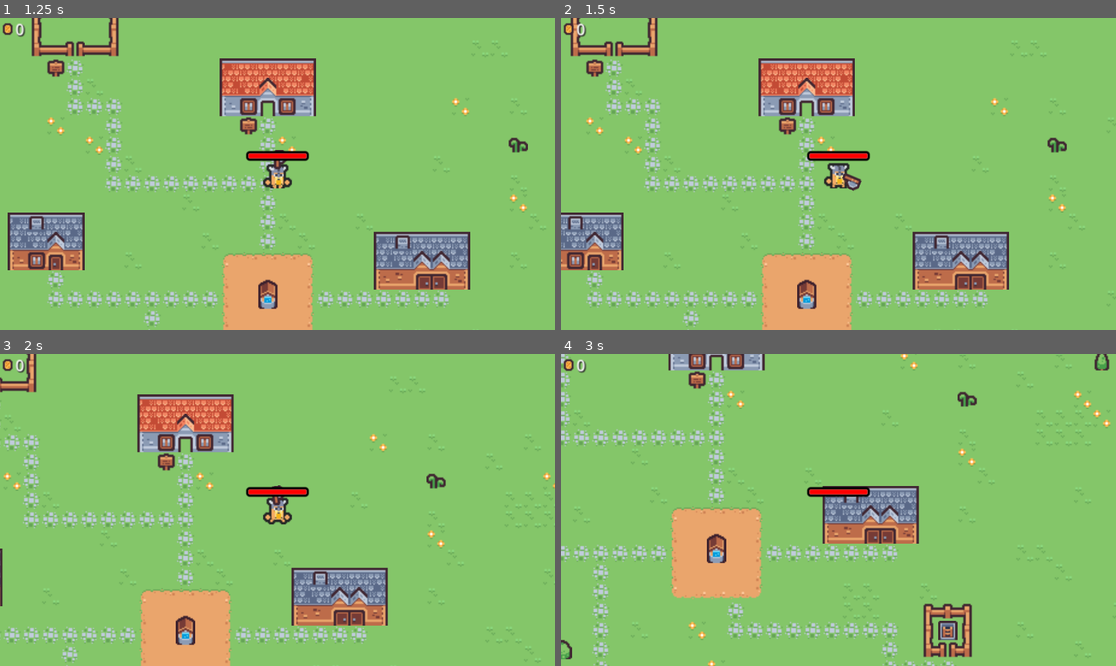
Above: before the commit, frames 1-4 (two rows, left to right).
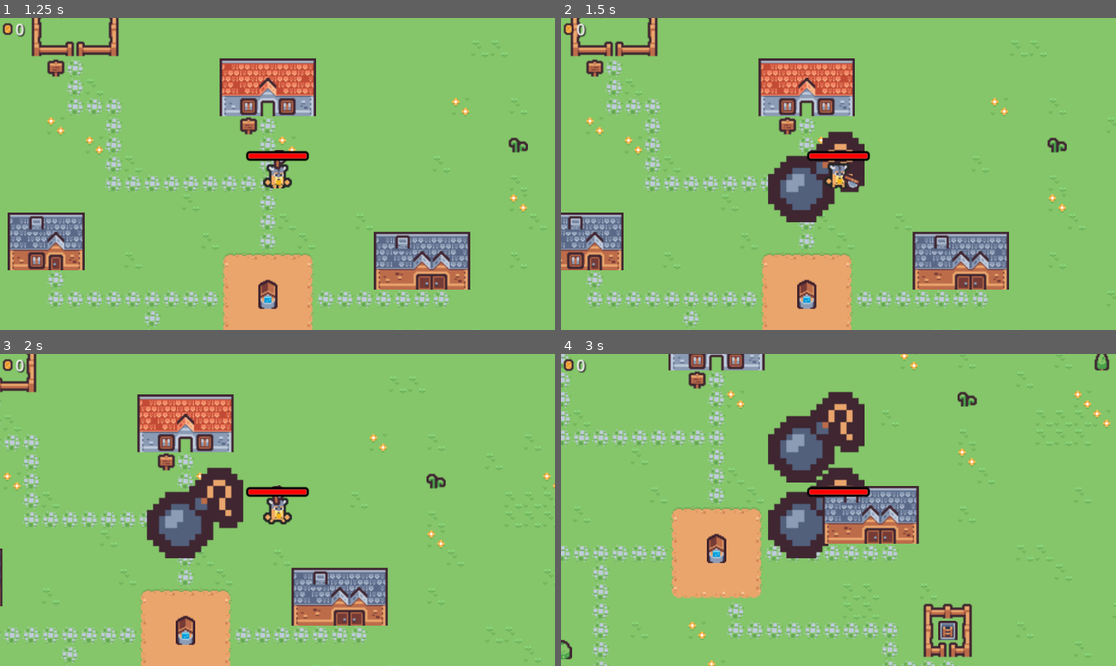
Above: after the commit, the same moments.

Repository: GodEmperorDaniel/crab-survivor
Game: Godot game, scene res://Scenes/Main_Menu.tscn
Same seed, same stepped clock (60 frames per second), same inputs: the game is played once before the commit and once after it.
Inputs (mouse positions are in pixels of both pictures, inside the frame that each line leads up to):
- Up to frame 1 (1.25 s): click "Crab Survivor" at 0.5 s
- Up to frame 2 (1.5 s): move the mouse to (960, 158) at 1.27 s; hold D (move_right) from 1.28 s (still down); hold B (bomb, bound only after the commit) from 1.28 s (still down); click (960, 158) at 1.35 s
- Up to frame 3 (2 s): keep holding D (move_right); keep holding B (bomb, bound only after the commit)
- Up to frame 4 (3 s): move the mouse to (727, 525) at 2.02 s; release D (move_right) at 2.03 s; release B (bomb, bound only after the commit) at 2.03 s; hold S (move_down) 2.03-2.78 s; tap B (bomb, bound only after the commit) at 2.1 s; click (727, 525) at 2.3 s; move the mouse to (894, 441) at 2.77 s; hold D (move_right) from 2.78 s (still down); hold B (bomb, bound only after the commit) from 2.78 s (still down); click (894, 441) at 2.85 s

Frame 1 is identical in both runs. In frame 2, 2.7% of the frame differs, in the area x 37-55%, y 36-66%; in frame 3, 3.4%; in frame 4, 5.6%, in the area x 37-55%, y 12-66%.

Commit message:
Added bomb that blows up enemies

Diff:
--- /dev/null
+++ b/Scenes/Bomb.tscn
@@ -0,0 +1,23 @@
+[gd_scene load_steps=4 format=3 uid="uid://dmx7dh8lrjbh4"]
+
+[ext_resource type="Texture2D" uid="uid://cnmwkg3v03rxq" path="res://Sprites/big_bomb.png" id="1_41f58"]
+[ext_resource type="Script" path="res://Scripts/Bomb.gd" id="2_01w3q"]
+
+[sub_resource type="CircleShape2D" id="CircleShape2D_fhikc"]
+radius = 49.0918
+
+[node name="Bomb" type="Sprite2D"]
+z_index = 1
+texture = ExtResource("1_41f58")
+script = ExtResource("2_01w3q")
+
+[node name="Fuse" type="Timer" parent="."]
+
+[node name="ExplosionArea" type="Area2D" parent="."]
+collision_layer = 0
+collision_mask = 2
+
+[node name="CollisionShape2D" type="CollisionShape2D" parent="ExplosionArea"]
+shape = SubResource("CircleShape2D_fhikc")
+
+[connection signal="timeout" from="Fuse" to="." method="_on_timer_timeout"]
--- a/Scenes/Player.tscn
+++ b/Scenes/Player.tscn
@@ -1,8 +1,10 @@
-[gd_scene load_steps=11 format=3 uid="uid://dn1no82mkvohx"]
+[gd_scene load_steps=13 format=3 uid="uid://dn1no82mkvohx"]
 
 [ext_resource type="SpriteFrames" uid="uid://3dubb53wq3h" path="res://Sprites/SpriteFrames/player_running.tres" id="1_agmoa"]
 [ext_resource type="Script" path="res://Scripts/Player.gd" id="1_wu3mh"]
+[ext_resource type="PackedScene" uid="uid://b426fn3t5x3og" path="res://Scenes/Bow.tscn" id="2_d2wox"]
 [ext_resource type="Script" path="res://Scripts/WeaponPivot.gd" id="3_7mxgx"]
+[ext_resource type="PackedScene" uid="uid://dmx7dh8lrjbh4" path="res://Scenes/Bomb.tscn" id="3_rl6ch"]
 [ext_resource type="PackedScene" uid="uid://d2ht2wwkchcs2" path="res://Scenes/Axe.tscn" id="4_2qjnj"]
 [ext_resource type="Texture2D" uid="uid://8mf3v08lmirn" path="res://Tiles/tile_0118.png" id="4_wfoe2"]
 [ext_resource type="PackedScene" uid="uid://dow4vyaa53hfn" path="res://Scenes/HealthBar.tscn" id="5_sr1ur"]
@@ -31,6 +33,8 @@
 collision_mask = 5
 script = ExtResource("1_wu3mh")
 speed = 100.0
+bow = ExtResource("2_d2wox")
+bomb = ExtResource("3_rl6ch")
 
 [node name="CollisionShape2D" type="CollisionShape2D" parent="."]
 position = Vector2(0, 2)
--- /dev/null
+++ b/Scripts/Bomb.gd
@@ -0,0 +1,19 @@
+extends Sprite2D
+
+@export var damage = 100
+@onready var explosion_area := $ExplosionArea
+@onready var fuse := $Fuse
+
+func _ready():
+	print("Starting fuse...")
+	fuse.start()
+
+func _on_timer_timeout():
+	var caught_bodies : Array[Node2D] = explosion_area.get_overlapping_bodies()
+
+	for body in caught_bodies:
+		print(body, " was caught")
+		if body is Enemy:
+			body.attack(damage)
+
+	queue_free()
--- a/Scripts/Player.gd
+++ b/Scripts/Player.gd
@@ -3,6 +3,7 @@
 signal coin_picked_up
 @export var speed : float = 1
 @export var bow : PackedScene
+@export var bomb : PackedScene
 @onready var animation = $Animation
 @onready var health_bar = $HealthBar
 
@@ -16,9 +17,6 @@
 
 func _process(delta):
 	process_movement()
-
-func _physics_process(delta):
-	move_and_collide(movement * delta)
 
 func process_movement():
 	movement = Vector2.ZERO
@@ -37,6 +35,19 @@
 	else:
 		movement_stopped()
 
+func _physics_process(delta):
+	move_and_collide(movement * delta)
+
+func _input(event):
+	if event.is_action_pressed("bomb"):
+		create_bomb()
+
+func create_bomb():
+	print("spawning bomb at", position)
+	var new_bomb := bomb.instantiate()
+	new_bomb.position = position
+	add_sibling(new_bomb)
+
 func movement_started():
 	animation.play("running")
 	animation.flip_h = movement.x < 0
--- a/project.godot
+++ b/project.godot
@@ -56,6 +56,11 @@
 "events": [Object(InputEventKey,"resource_local_to_scene":false,"resource_name":"","device":-1,"window_id":0,"alt_pressed":false,"shift_pressed":false,"ctrl_pressed":false,"meta_pressed":false,"pressed":false,"keycode":0,"physical_keycode":82,"key_label":0,"unicode":114,"echo":false,"script":null)
 ]
 }
+bomb={
+"deadzone": 0.5,
+"events": [Object(InputEventKey,"resource_local_to_scene":false,"resource_name":"","device":-1,"window_id":0,"alt_pressed":false,"shift_pressed":false,"ctrl_pressed":false,"meta_pressed":false,"pressed":false,"keycode":0,"physical_keycode":66,"key_label":0,"unicode":98,"echo":false,"script":null)
+]
+}
 
 [layer_names]
 
Binary file added: Sprites/big_bomb.png
Not shown, added: Sprites/big_bomb.png.import
